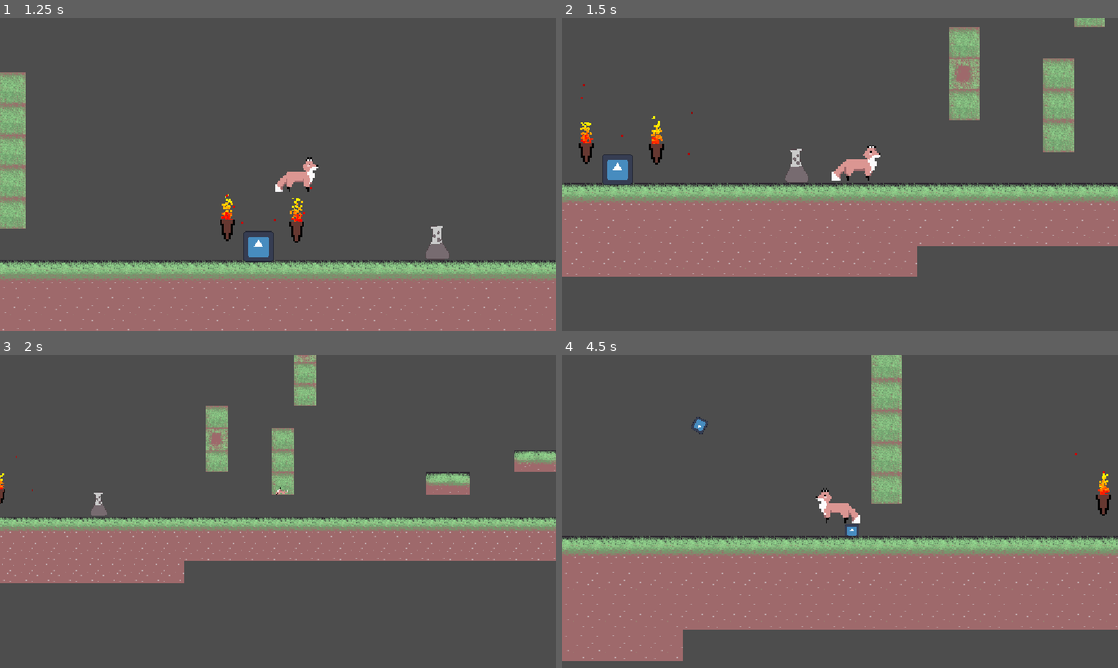
Above: before the commit, frames 1-4 (two rows, left to right).
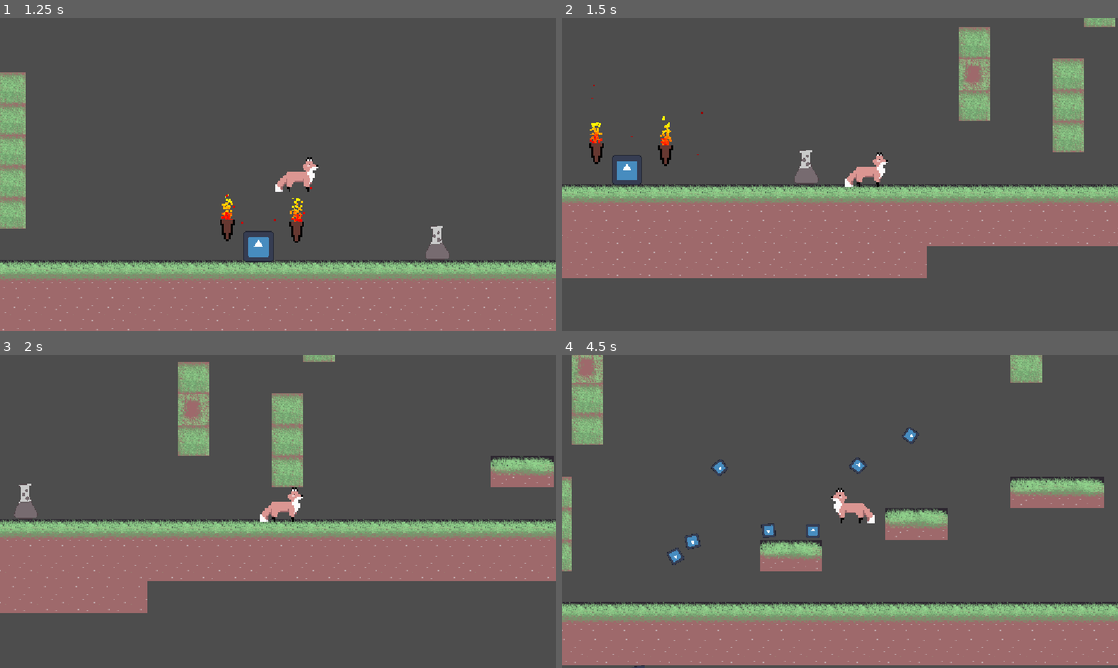
Above: after the commit, the same moments.

Repository: skueee/jame-gam-26
Game: Godot game, scene res://main.tscn
Same seed, same stepped clock (60 frames per second), same inputs: the game is played once before the commit and once after it. The engine's default icon, where the game draws it, is replaced by a stand-in: a white triangle on a blue panel in a dark square.
Inputs (mouse positions are in pixels of both pictures, inside the frame that each line leads up to):
- Up to frame 1 (1.25 s): tap Enter at 0.5 s; move the mouse to (400, 158) at 0.52 s; hold Right (right) from 0.53 s (still down); tap Shift (bridge) at 0.6 s; click (400, 158) at 0.67 s; tap Up (up) at 0.77 s
- Up to frame 2 (1.5 s): keep holding Right (right); move the mouse to (728, 190) at 1.27 s; tap Space (continue) at 1.35 s
- Up to frame 3 (2 s): keep holding Right (right); tap Up (up) at 1.52 s
- Up to frame 4 (4.5 s): move the mouse to (895, 442) at 2.02 s; release Right (right) at 2.03 s; hold Left (left) 2.03-2.78 s; tap Down (shield) at 2.1 s; move the mouse to (812, 574) at 2.77 s; hold Right (right) 2.78-4.28 s; tap Q (throw) at 2.85 s; click (812, 574) at 2.92 s; tap Up (up) at 3.02, 3.77 s; move the mouse to (1006, 558) at 3.52 s; tap Alt at 3.6 s; move the mouse to (673, 464) at 4.27 s; hold Left (left) from 4.28 s (still down); tap Shift (bridge) at 4.35 s

Frame 1 is identical in both runs. In frame 2, 8.4% of the frame differs, in the area x 0-100%, y 0-84%; in frame 3, 19%; in frame 4, 44%, in the area x 0-100%, y 0-100%.

Commit message:
forgor to remove debug thing

Diff:
--- a/assets/potion/potion.gd
+++ b/assets/potion/potion.gd
@@ -9,7 +9,6 @@
 func _on_body_entered(body: Node2D) -> void:
 	if body.name == "player":
 		body.shrink_percent = 0
-		body.die()
 
 
 func done():
